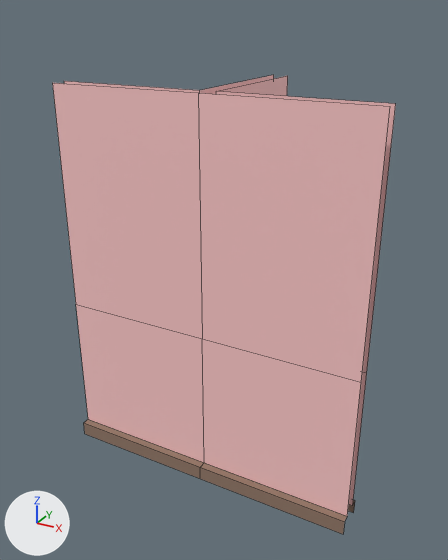
Two versions of the FBX model Content/Game_Art/FBX/Archi/SM_T_Double_4x4.fbx, one commit apart.
One viewpoint serves both versions: a 50 mm camera at (0.73, -1.91, 2.91) aimed at (-1.07, 1.35, 1.27). Lighting does not change. The marker at lower left points along +X, +Y and +Z. Mesh edges are drawn as thin lines.

Objects in the first picture: 'SM_T_Double_4x4'.
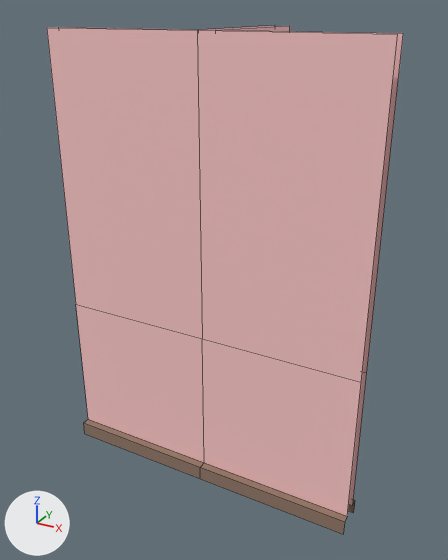
Where the change shows, as pixel boxes [x1, y1, x2, y2] in the pictures (448 x 560 px; the box of a moved part takes in the faces that stretch with it):
'SM_T_Double_4x4', reshaped (11% taller)
    before: [53, 75, 396, 534]
    after: [47, 26, 403, 534]
part 1 of me_mesh, moved or reshaped
    before: [53, 75, 396, 158]
    after: [47, 26, 403, 158]

The change in detail:
me_mesh has 54 vertices, 24 faces and spans x -2.0..0.0, y 0.9..2.0, z 0.0..2.5.
me_mesh is used by ob_sm_t_double_4x4; location (0.0, 0.0, 0.0).
me_mesh part 1: all 9 vertices in x -2.0..0.0, y 0.95..2.0, z 2.5 are moved by (0.0, 0.0, 0.3).
